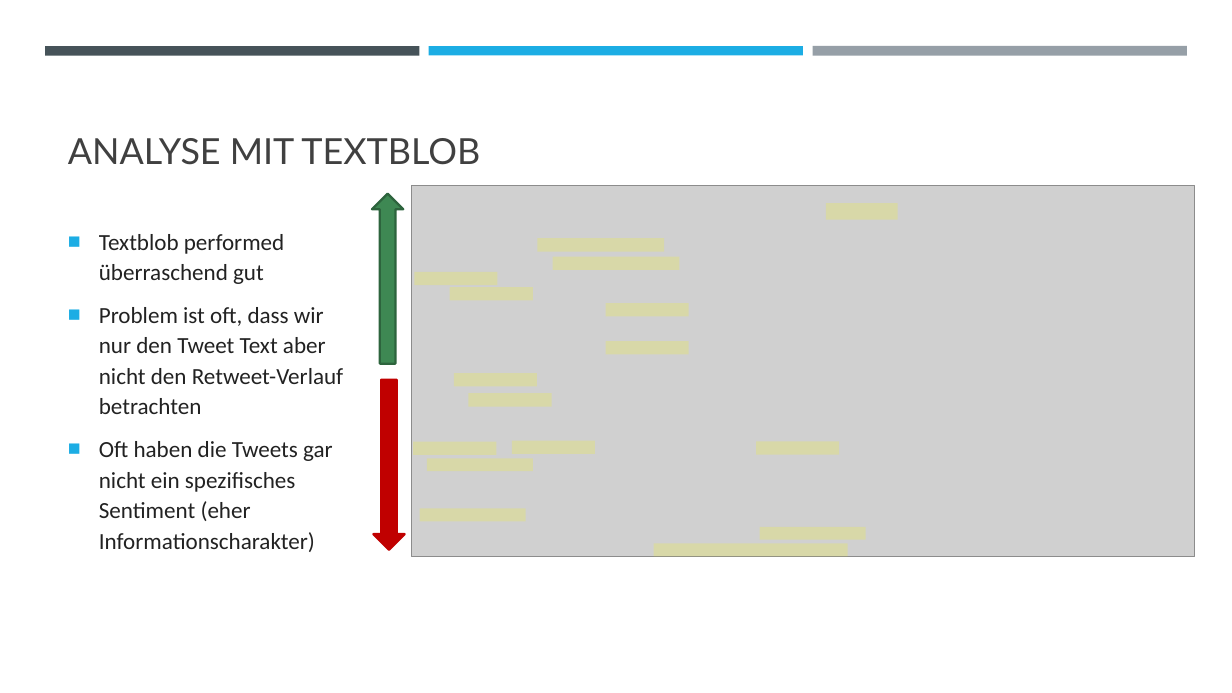
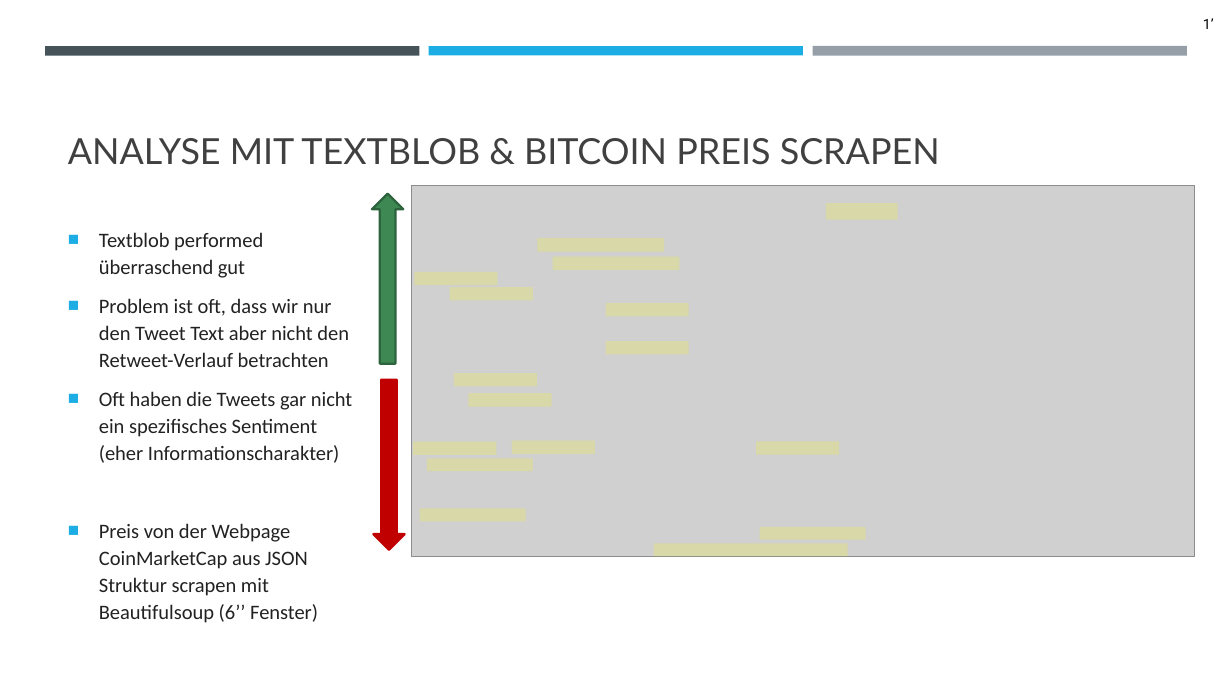
Before and after one commit to alexweltgeist/twitter_bitcoin, a slide deck: slide 6 of BitcoinPreisundTweets_v03.pptx. Drawn at 1232x693 pixels with LibreOffice and Linux fonts; fonts in the diff are those of the drawing; grey boxes stand for pictures. Boxes give left, top, right and bottom in pixels: in the first picture for what was removed or moved away, otherwise in the second. Text is boxed around its words. In the diff, an @@ line names an element or a change of style, - is before the commit and + after.

```diff
--- a/BitcoinPreisundTweets_v03.pptx
+++ b/BitcoinPreisundTweets_v03.pptx
@@ text added at [1203,18,1214,29], 11 pt, text #000000 @@
+1’
@@ title at [68,138,940,165]: text changed @@
-ANALYSE MIT TEXTBLOB
+ANALYSE MIT TEXTBLOB & BITCOIN PREIS SCRAPEN
@@ text at [99,232,353,463]: size 18 to 16 pt in "Textblob performed überraschend gut", "Problem ist oft, dass wir nur den ...", "Oft haben die Tweets gar nicht ein ..." @@
@@ text at [99,523,318,623]: paragraph added @@
+■ Preis von der Webpage CoinMarketCap aus JSON Struktur scrapen mit Beautifulsoup (6’’ Fenster)
```
Also in this commit, not shown: 9 other slides changed.
